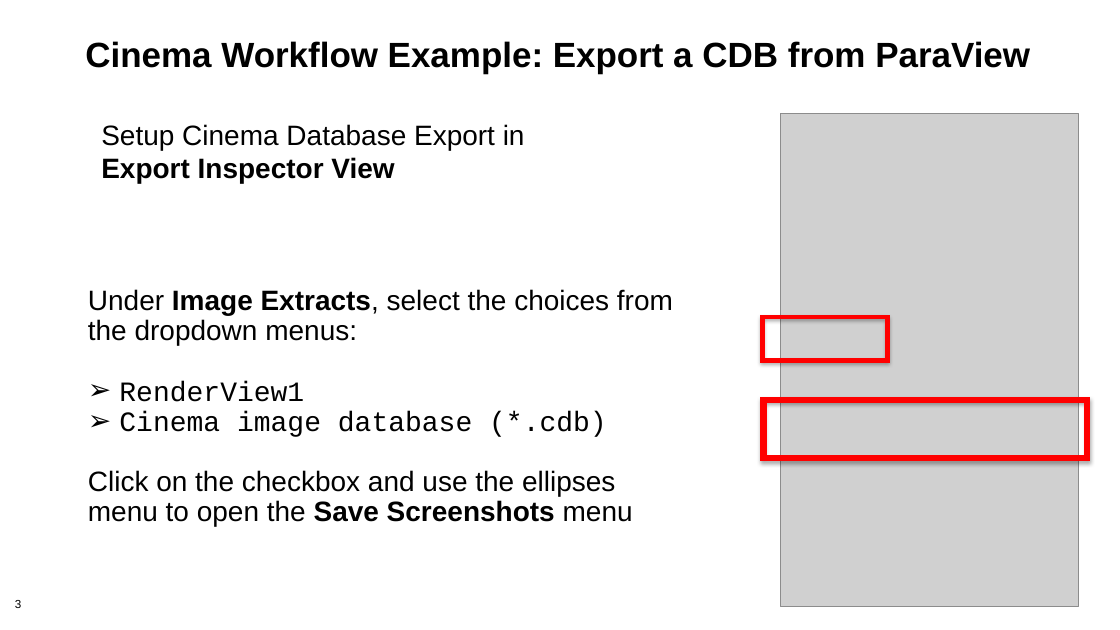
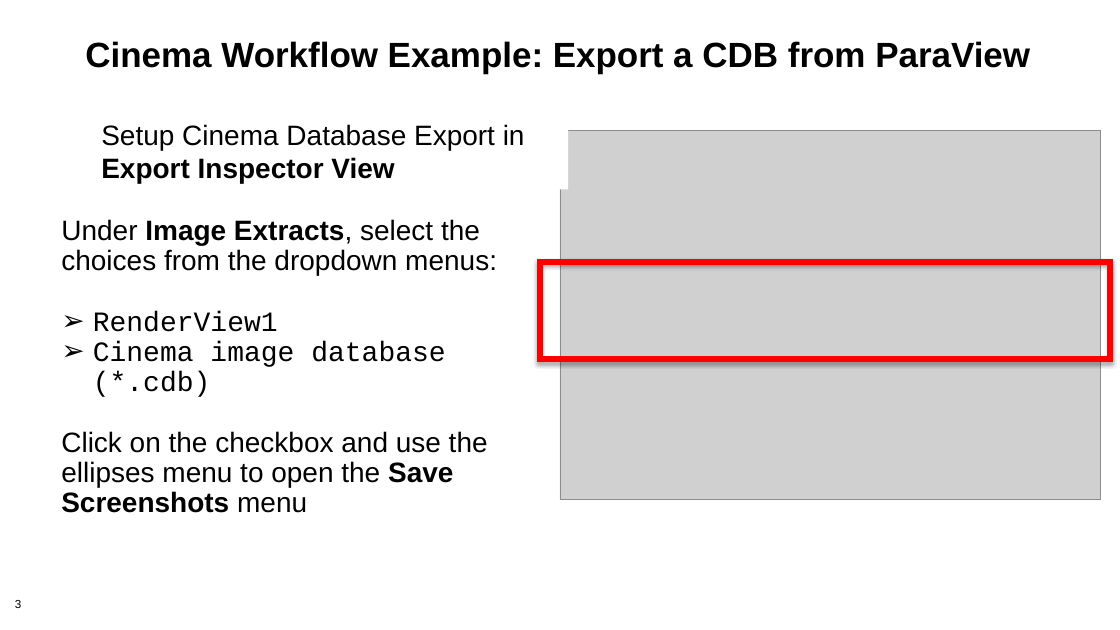
Before and after one commit to cinemascience/cinema_tutorial_slides, a slide deck: slide 3 of 2019-11_SC19/workflow_powerpoint/Cinema_Workflow_PV_Export.pptx. Drawn at 1120x630 pixels with LibreOffice and Linux fonts; fonts in the diff are those of the drawing; grey boxes stand for pictures; background and template pictures are left out. Boxes give left, top, right and bottom in pixels: in the first picture for what was removed or moved away, otherwise in the second. Text is boxed around its words. In the diff, an @@ line names an element or a change of style, - is before the commit and + after.

```diff
--- a/2019-11_SC19/workflow_powerpoint/Cinema_Workflow_PV_Export.pptx
+++ b/2019-11_SC19/workflow_powerpoint/Cinema_Workflow_PV_Export.pptx
@@ picture removed at box(781, 113, 1079, 607) @@
@@ picture added at box(560, 131, 1101, 500) @@
@@ text "Under Image Extracts, select the ..." rewrapped from box(88, 289, 673, 527) to box(61, 219, 497, 513) @@
@@ frame: place and size @@
-frame at box(761, 397, 1091, 460)
+frame at box(537, 259, 1112, 361)
@@ frame at box(537, 259, 1112, 361): proportions changed @@
@@ frame removed at box(761, 315, 890, 362) @@
```
Also in this commit, not shown: 4 other slides changed, 1 slide added.
